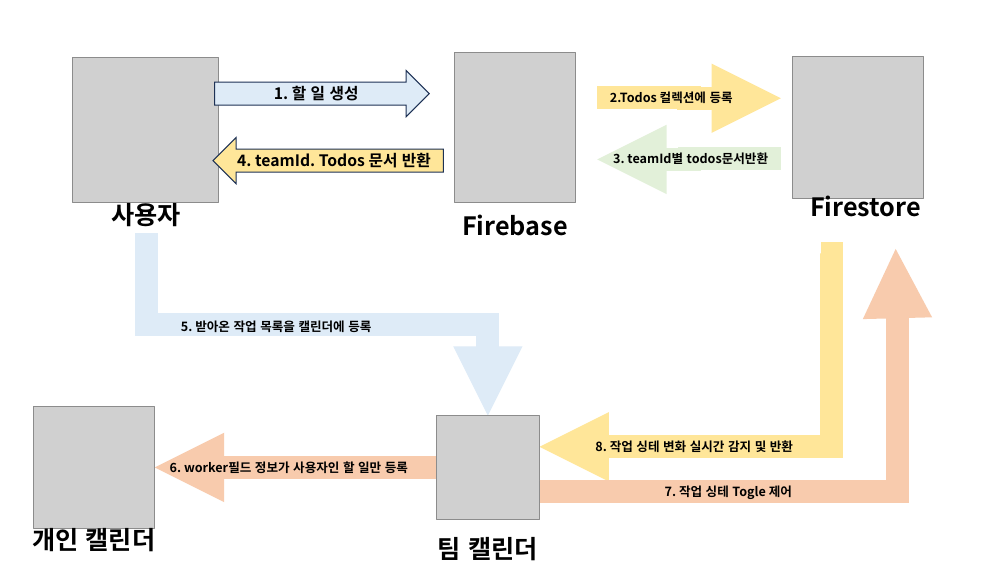
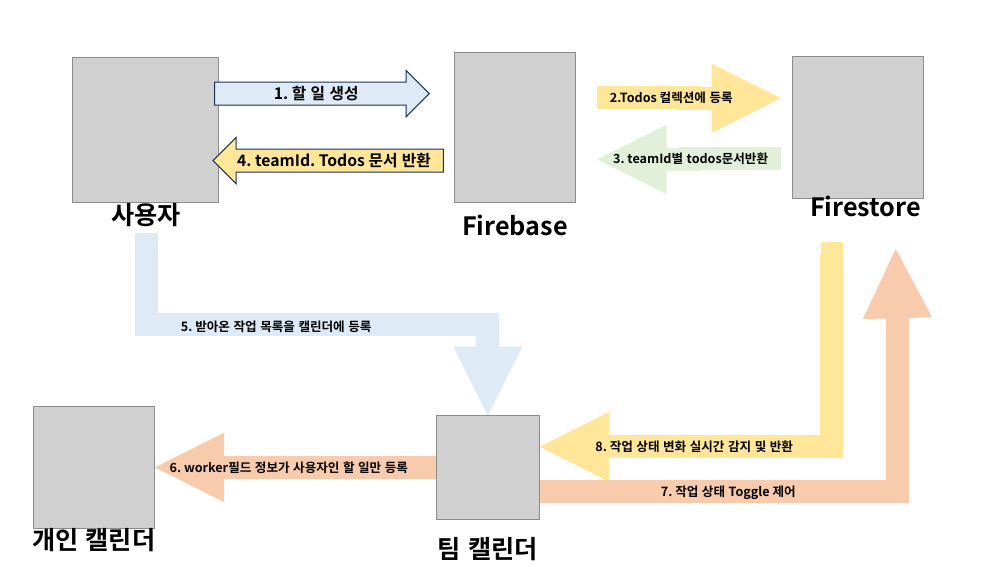
Before and after one commit to cyphen156/Workspace, a slide deck: slide 6 of 과제/프레젠테이션 23.pptx. Drawn at 1008x567 pixels with LibreOffice and Linux fonts; fonts in the diff are those of the drawing; grey boxes stand for pictures. Boxes give left, top, right and bottom in pixels: in the first picture for what was removed or moved away, otherwise in the second. Text is boxed around its words. In the diff, an @@ line names an element or a change of style, - is before the commit and + after.

Commit message:
23.10.23
231023뭔가 이쁘네
학교작업끝

```diff
--- a/과제/프레젠테이션 23.pptx
+++ b/과제/프레젠테이션 23.pptx
@@ text at (x1=595, y1=440, x2=793, y2=452): text changed @@
-8. 작업 싱테 변화 실시간 감지 및 반환
+8. 작업 상태 변화 실시간 감지 및 반환
@@ text at (x1=661, y1=485, x2=796, y2=499): text changed @@
-7. 작업 싱테 Togle 제어
+7. 작업 상태 Toggle 제어
```
Also in this commit, not shown: 3 slides added, 17 other files.
